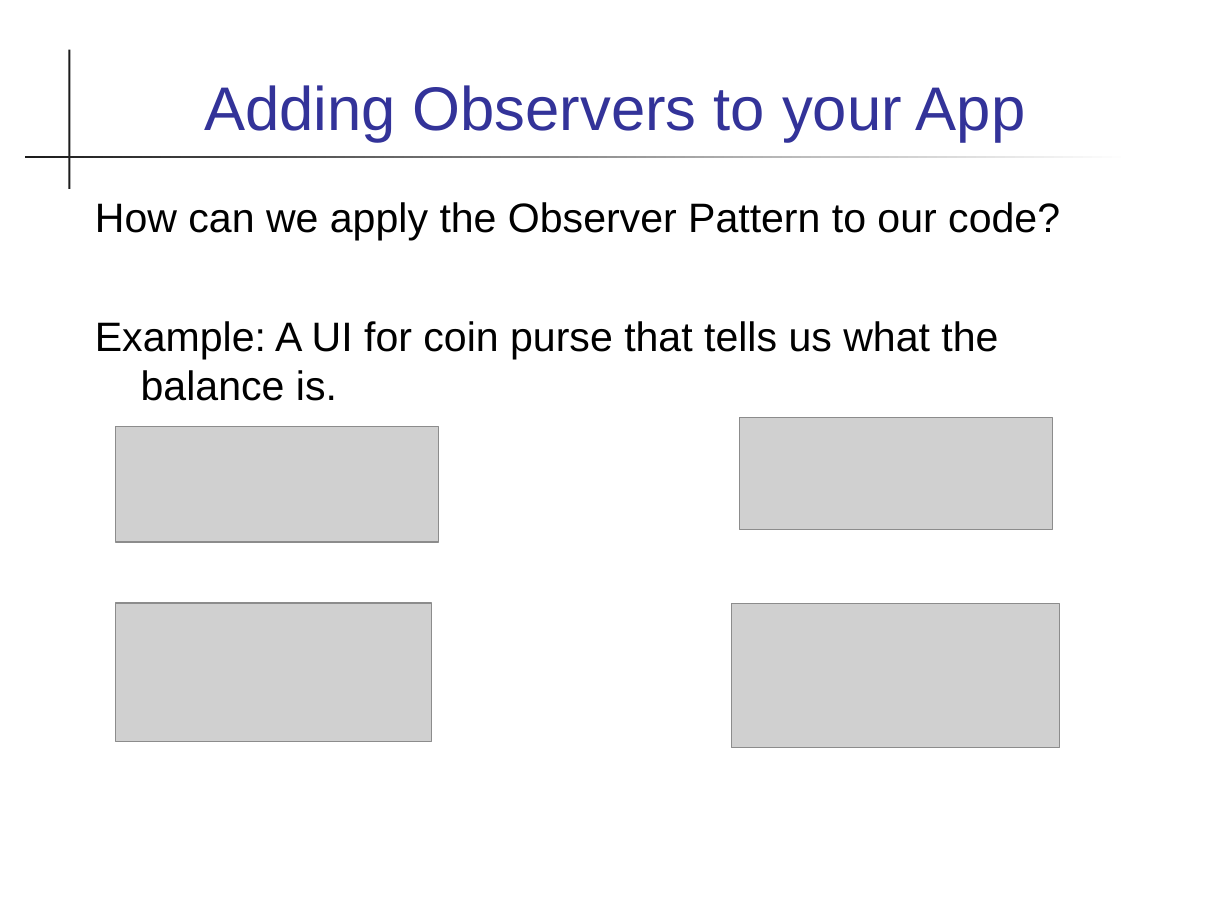
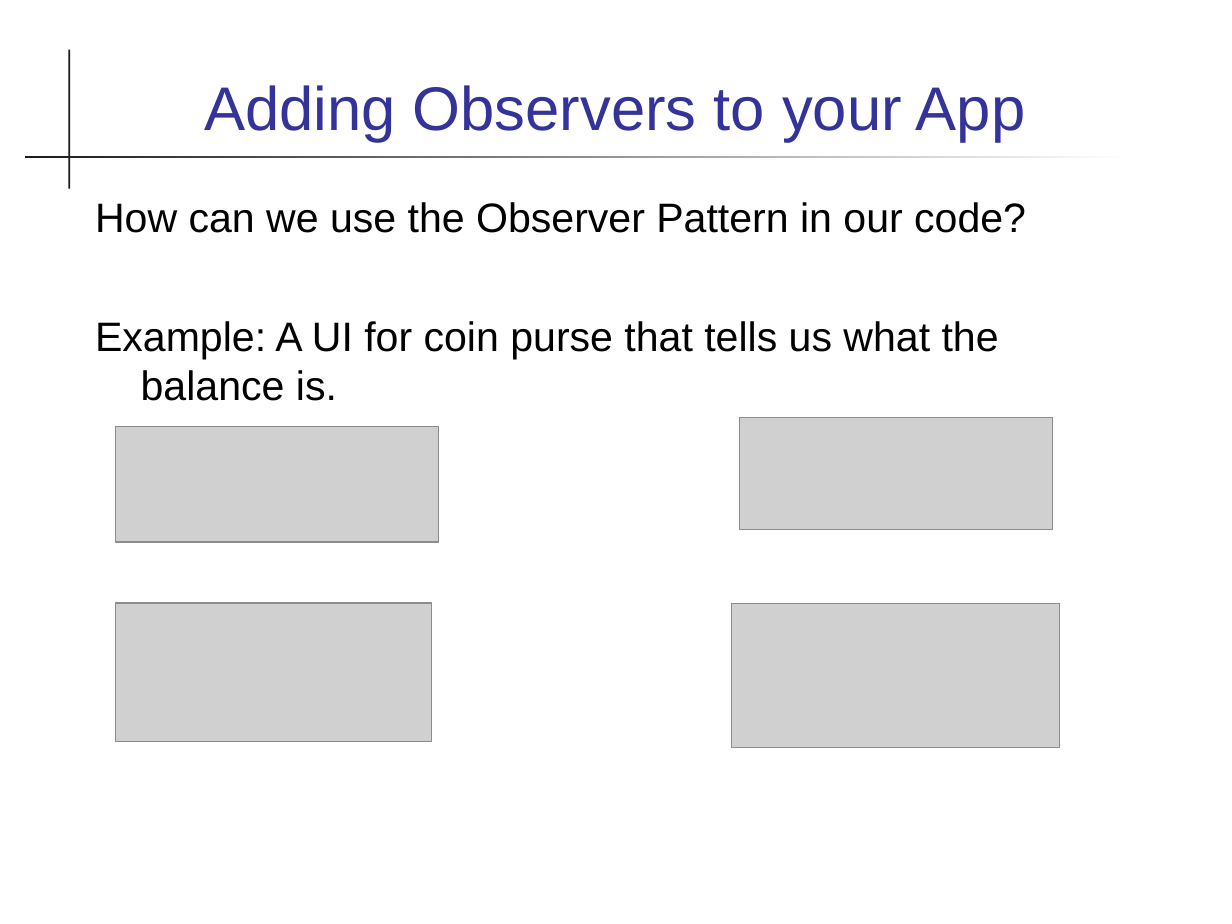
Before and after one commit to skeoop/skeoop.github.io, a slide deck: slide 10 of patterns/Observer-Pattern.ppt (slide 9 before the commit). Drawn at 1232x924 pixels with LibreOffice and Linux fonts; fonts in the diff are those of the drawing; grey boxes stand for pictures. Boxes give left, top, right and bottom in pixels: in the first picture for what was removed or moved away, otherwise in the second. Text is boxed around its words. In the diff, an @@ line names an element or a change of style, - is before the commit and + after.

Commit message:
update material on Observer and threads assignment

```diff
--- a/patterns/Observer-Pattern.ppt
+++ b/patterns/Observer-Pattern.ppt
@@ text at [95, 202, 1026, 233]: text changed @@
-How can we apply the Observer Pattern to our code?
+How can we use the Observer Pattern in our code?
```
Also in this commit, not shown: 10 other slides changed, 1 slide added, 5 other files.
